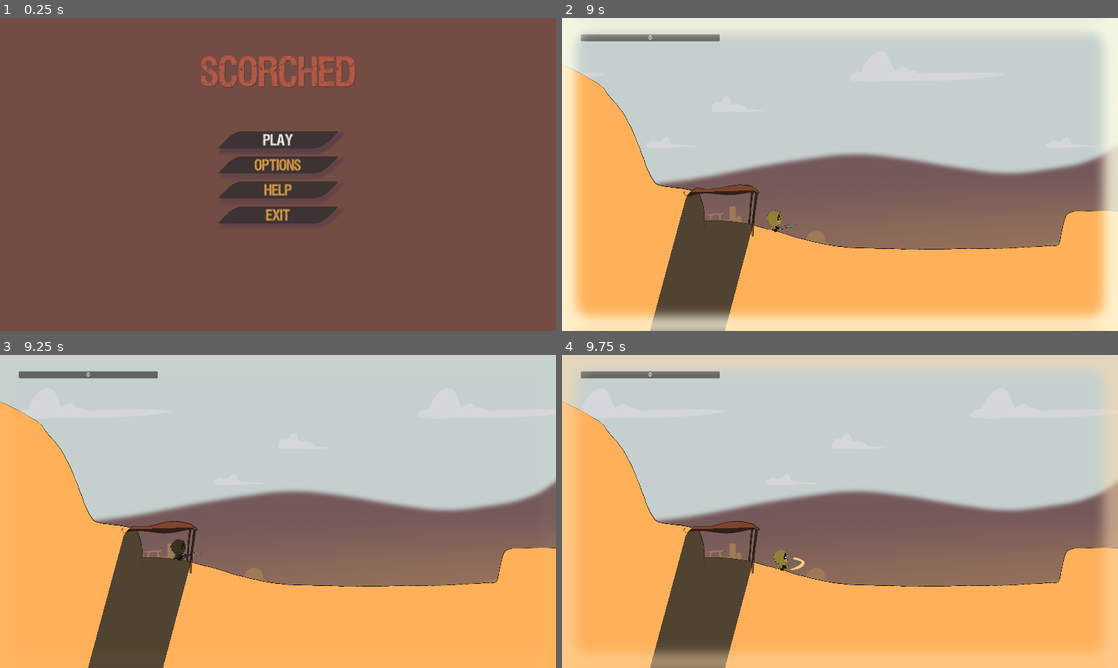
Above: before the commit, frames 1-4 (two rows, left to right).
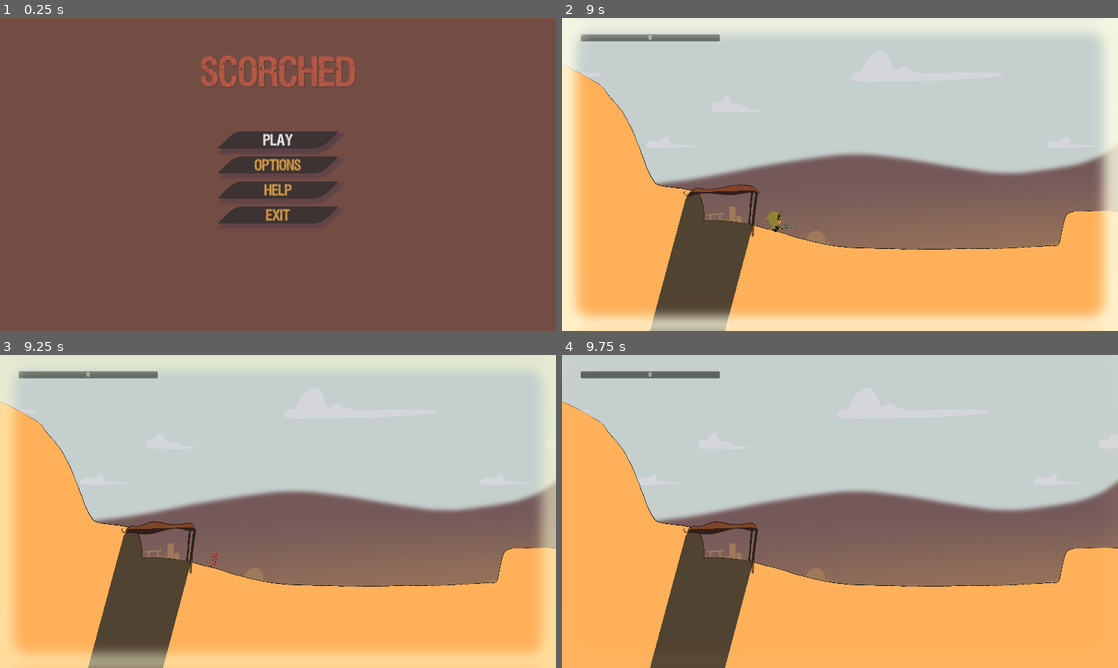
Above: after the commit, the same moments.

Repository: Niimphu/NewbieGameJam2023
Game: Godot game, scene res://Levels/MainMenu/MainMenu.tscn
The game is run twice, just before and just after one commit, with the same random seed, the same clock (stepped at 60 frames per second) and the same inputs.
Inputs:
- Up to frame 1 (0.25 s): no input
- Up to frame 2 (9 s): click "Help" at 0.5 s; click "Play" at 1.25 s; hold J (attack) 2.03-2.78 s; hold Right (ui_right) 2.03-3.53 s; tap Space (jump) at 2.27, 3.02, 4.52, 5.27, 6.02, 7.52, 8.27 s; tap K (toggle_parasol) every 1.5 s from 2.85 to 8.85 s; hold Left (ui_left) 3.53-4.28 s; hold J (attack) 3.53-4.28 s; hold Right (ui_right) 4.28-5.78 s; hold J (attack) 5.03-5.78 s; hold Left (ui_left) 5.78-6.53 s; hold Right (ui_right) 6.53-7.28 s; hold J (attack) 6.53-7.28 s; hold Left (ui_left) 7.28-8.78 s; hold J (attack) 8.03-8.78 s; hold Right (ui_right) from 8.78 s (still down)
- Up to frame 3 (9.25 s): keep holding Right (ui_right); tap Space (jump) at 9.02 s
- Up to frame 4 (9.75 s): keep holding Right (ui_right); hold J (attack) from 9.53 s (still down)

Frames 1-2 are identical in both runs. In frame 3, 12% of the frame differs, in the area x 0-100%, y 0-100%; in frame 4, 10%.
Error before the commit: Cannot call method 'is_colliding' on a previously freed instance. (res://Levels/Environment/DirectSunlightManager.gd:95)

Commit message:
Fixed issues with Player Deaths

Diff:
--- a/Characters/Player/Player.gd
+++ b/Characters/Player/Player.gd
@@ -62,6 +62,7 @@
 	}
 
 	PlayerStatManager.connect("start_health_regen_timer", _on_start_health_regen_timer)
+	PlayerStatManager.connect("player_died", _on_player_died)
 	regen_delay_timer.connect("timeout", PlayerStatManager._on_regen_delay_timer_timeout)
 
 func _process(delta):
@@ -195,10 +196,8 @@
 func _on_start_health_regen_timer():
 	regen_delay_timer.start()
 
-func _on_player_ui_player_died():
+func _on_player_died():
 	var death_particle_explosion = death_particle_explosion_scene.instantiate()
 	get_tree().get_first_node_in_group("level_root_node").add_child(death_particle_explosion)
 	death_particle_explosion.global_position = global_position
-	visible = false
-	queue_free()
-	return
+	sprite.visible = false
--- a/Characters/Player/Player.tscn
+++ b/Characters/Player/Player.tscn
@@ -430,14 +430,6 @@
 floor_constant_speed = true
 floor_snap_length = 4.0
 script = ExtResource("1_cg0yb")
-DECELERATION = null
-ACCELERATION = null
-JUMP_VELOCITY = null
-MAX_WALK_VELOCITY = null
-ATTACKING_VELOCITY_MOD = null
-PARASOL_GRAVITY_MODIFIER = null
-OBJECT_PUSH_FORCE = null
-SHADOW_TRANSITION_SCALE = null
 
 [node name="PauseManager" parent="." instance=ExtResource("2_vbasy")]
 
@@ -507,5 +499,4 @@
 [node name="ToggleParasolCooldown" type="Timer" parent="."]
 one_shot = true
 
-[connection signal="player_died" from="CanvasLayer/PlayerUI" to="." method="_on_player_ui_player_died"]
 [connection signal="timeout" from="AttackCooldown" to="." method="_on_attack_cooldown_timeout"]
--- a/Characters/Player/PlayerStatManager.gd
+++ b/Characters/Player/PlayerStatManager.gd
@@ -33,7 +33,8 @@
 	if health <= 0 and is_alive:
 		is_alive = false
 		player_died.emit()
-		get_tree().reload_current_scene()
+		DirectSunlightManager.set_process(false)
+		guess_ill_die()
 	if DirectSunlightManager.is_processing():
 		if DirectSunlightManager.player_in_sunlight and not parasol_open:
 			health = clampf(health - (SUNLIGHT_DAMAGE_PER_SECOND * delta), 0.0, MAX_HEALTH)
@@ -56,3 +57,10 @@
 
 func _on_regen_delay_timer_timeout():
 	can_regenerate_health = true
+
+func guess_ill_die():
+	await get_tree().create_timer(3).timeout
+
+	get_tree().reload_current_scene()
+	health = MAX_HEALTH
+	is_alive = true
--- a/Characters/Player/UI/PlayerUI.tscn
+++ b/Characters/Player/UI/PlayerUI.tscn
@@ -1,6 +1,5 @@
-[gd_scene load_steps=4 format=3 uid="uid://5vev7xxhbg3f"]
+[gd_scene load_steps=3 format=3 uid="uid://5vev7xxhbg3f"]
 
-[ext_resource type="Script" path="res://Characters/Player/PlayerStatManager.gd" id="1_fp16v"]
 [ext_resource type="PackedScene" uid="uid://pxkpj2ulp307" path="res://Characters/Player/UI/HealthBar.tscn" id="1_u56eb"]
 [ext_resource type="PackedScene" uid="uid://d1ivkak7cgg1v" path="res://Characters/Player/UI/Vignette.tscn" id="2_1i8ju"]
 
@@ -11,7 +10,6 @@
 anchor_bottom = 1.0
 grow_horizontal = 2
 grow_vertical = 2
-script = ExtResource("1_fp16v")
 
 [node name="HealthBar" parent="." instance=ExtResource("1_u56eb")]
 layout_mode = 1
--- a/Characters/Player/UI/Vignette.gd
+++ b/Characters/Player/UI/Vignette.gd
@@ -8,7 +8,7 @@
 	material.set_shader_parameter("vignette_alpha", vignette_alpha)
 
 func _process(delta):
-	if DirectSunlightManager.player_in_sunlight and not PlayerStatManager.parasol_open:
+	if DirectSunlightManager.player_in_sunlight and not PlayerStatManager.parasol_open and PlayerStatManager.is_alive:
 		if not is_equal_approx(vignette_alpha, 1.0):
 			vignette_alpha = clampf(vignette_alpha + (delta * transition_speed_multiplier), 0.0, 1.0)
 			material.set_shader_parameter("vignette_alpha", vignette_alpha)
--- a/Levels/Environment/DirectSunlightManager.gd
+++ b/Levels/Environment/DirectSunlightManager.gd
@@ -43,7 +43,7 @@
 	if not shape_casts_root_node:
 		shape_casts_root_node = Node2D.new()
 		shape_casts_root_node.name = "ShadowShapeCasts"
-		level_root_node.add_child(shape_casts_root_node)
+		level_root_node.add_child.call_deferred(shape_casts_root_node)
 
 	refresh_occluder_polygons()
 	delete_all_shadow_shape_casts()
@@ -92,6 +92,7 @@
 	player_in_sunlight = true
 
 	for shadow_shape_cast in shadow_shape_casts:
-		if shadow_shape_cast.is_colliding():
-			player_in_sunlight = false
-			break
+		if is_instance_valid(shadow_shape_cast):
+			if shadow_shape_cast.is_colliding():
+				player_in_sunlight = false
+				break
--- /dev/null
+++ b/Levels/Environment/LevelInitializer.gd
@@ -0,0 +1,5 @@
+extends Node2D
+
+func _ready():
+	DirectSunlightManager.refresh_shadow_detection()
+	DirectSunlightManager.set_process(true)
--- a/Levels/Level 1/level_1.tscn
+++ b/Levels/Level 1/level_1.tscn
@@ -1,7 +1,8 @@
-[gd_scene load_steps=19 format=3 uid="uid://dqvq8wixtc3ra"]
+[gd_scene load_steps=20 format=3 uid="uid://dqvq8wixtc3ra"]
 
 [ext_resource type="Texture2D" uid="uid://clggv1w4txasf" path="res://Levels/Level 1/Sprites/Level1Ground.png" id="1_fx00k"]
 [ext_resource type="PackedScene" uid="uid://86i5b4bp1hry" path="res://Characters/Player/Player.tscn" id="1_kbnwk"]
+[ext_resource type="Script" path="res://Levels/Environment/LevelInitializer.gd" id="1_un8km"]
 [ext_resource type="Script" path="res://Levels/CloudsTutorial.gd" id="2_u4nr7"]
 [ext_resource type="PackedScene" uid="uid://denmcawtlettb" path="res://Levels/Environment/Sun.tscn" id="3_nm4st"]
 [ext_resource type="Texture2D" uid="uid://lnvdwpo18ykl" path="res://Levels/Tutorial/Sprites/Cloud1.PNG" id="3_qkw46"]
@@ -34,6 +35,7 @@
 polygon = PackedVector2Array(4582, 346, 4639, 260, 4687, 212, 4787, 161, 4913, 83, 5019, -12, 5344, -199, 5647, -246, 6124, -293, 6588, -179, 6918, -78, 6985, 29, 7003, 129, 6991, 180, 6946, 218, 6946, 240, 6997, 244, 7483, 1463, 4216, 1267)
 
 [node name="Level_1" type="Node2D" groups=["level_root_node"]]
+script = ExtResource("1_un8km")
 
 [node name="Ground" type="Sprite2D" parent="."]
 position = Vector2(3898, 313)
@@ -180,14 +182,6 @@
 
 [node name="Player" parent="." instance=ExtResource("1_kbnwk")]
 position = Vector2(129, 365)
-DECELERATION = null
-ACCELERATION = null
-JUMP_VELOCITY = null
-MAX_WALK_VELOCITY = null
-ATTACKING_VELOCITY_MOD = null
-PARASOL_GRAVITY_MODIFIER = null
-OBJECT_PUSH_FORCE = null
-SHADOW_TRANSITION_SCALE = null
 
 [node name="RemoteTransform2D" type="RemoteTransform2D" parent="Player"]
 remote_path = NodePath("../../Camera2D")
--- a/Levels/Tutorial/Tutorial.tscn
+++ b/Levels/Tutorial/Tutorial.tscn
@@ -128,13 +128,13 @@
 position = Vector2(199, 428)
 floor_stop_on_slope = false
 floor_max_angle = 0.872665
-DECELERATION = null
-ACCELERATION = null
-JUMP_VELOCITY = null
-MAX_WALK_VELOCITY = null
-ATTACKING_VELOCITY_MOD = null
-PARASOL_GRAVITY_MODIFIER = null
-OBJECT_PUSH_FORCE = null
+DECELERATION = 30.0
+ACCELERATION = 40.0
+JUMP_VELOCITY = -460.0
+MAX_WALK_VELOCITY = 250.0
+ATTACKING_VELOCITY_MOD = 0.5
+PARASOL_GRAVITY_MODIFIER = 0.25
+OBJECT_PUSH_FORCE = 2000.0
 SHADOW_TRANSITION_SCALE = 2.0
 
 [node name="RemoteTransform2D" type="RemoteTransform2D" parent="Player"]
